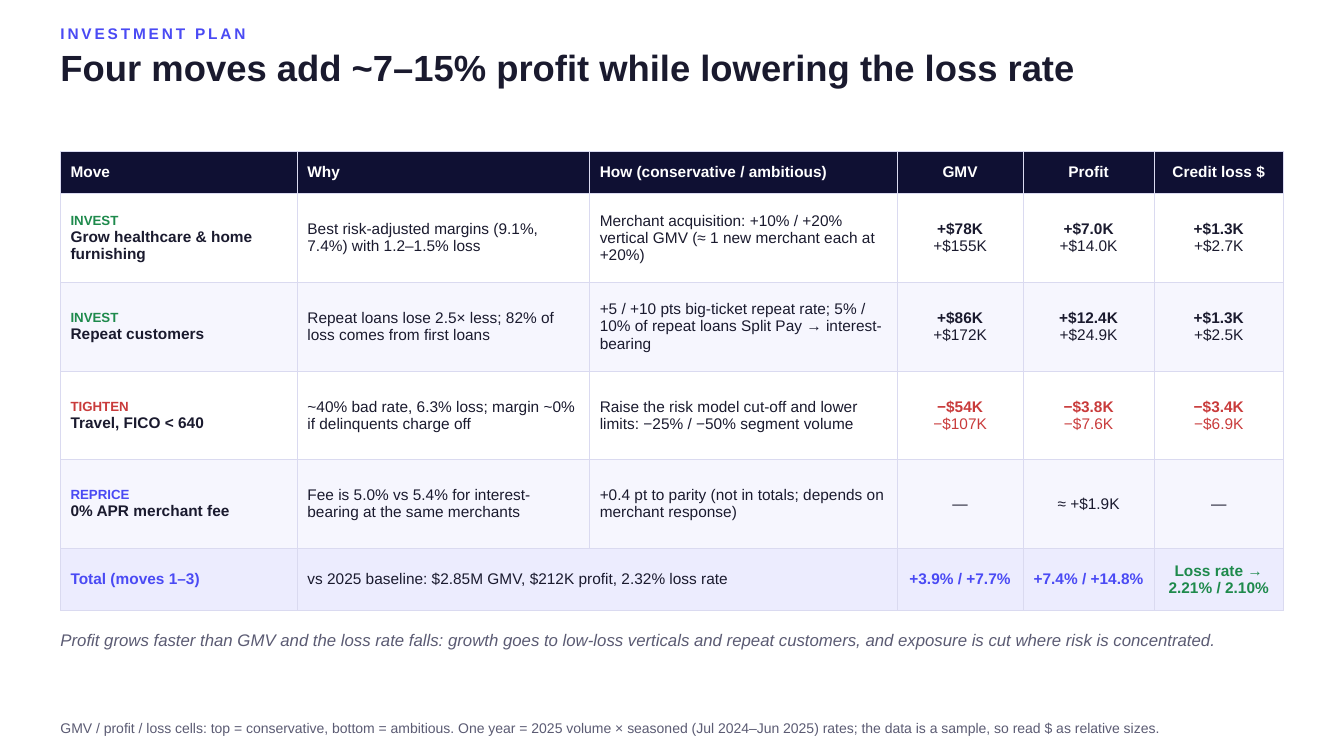
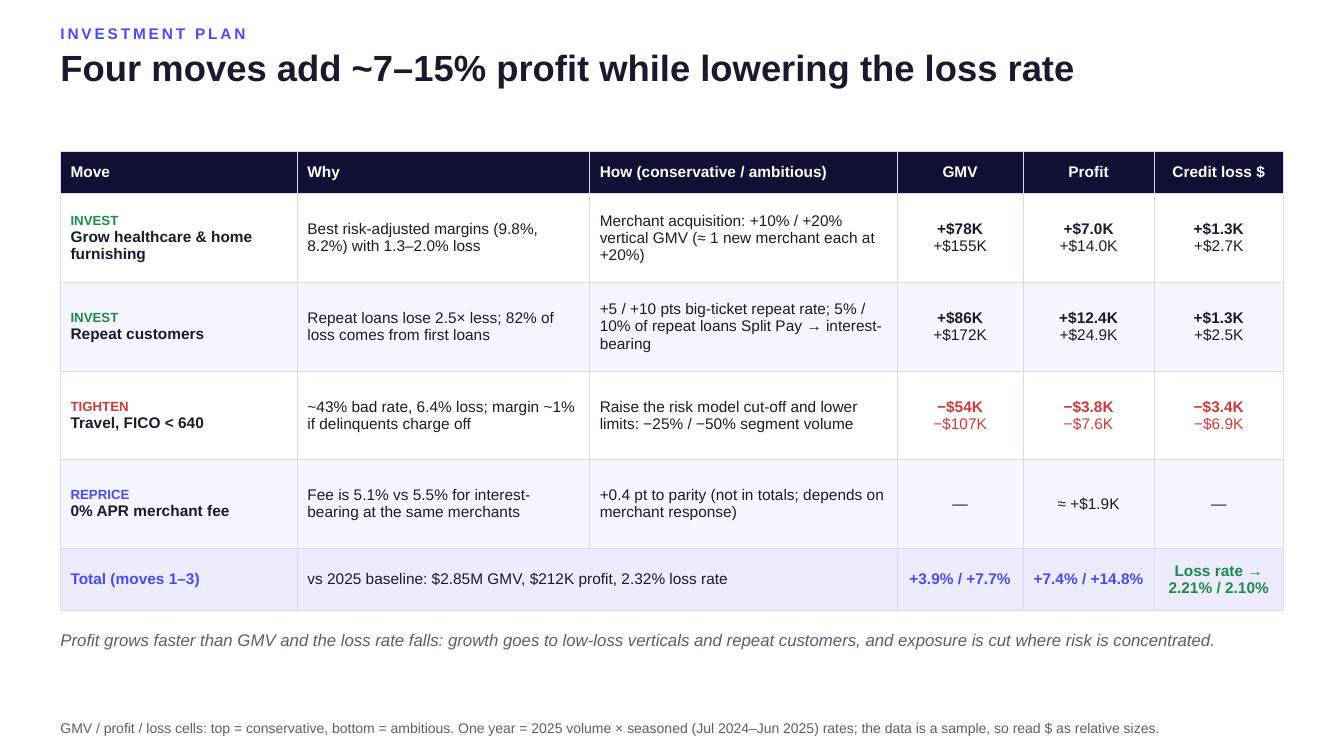
Before and after one commit to BrittanyZ919/Affirm-take-home-assignment, a slide deck: slide 6 of deck/portfolio_recommendation.pptx. Drawn at 1344x756 pixels with LibreOffice and Linux fonts; fonts in the diff are those of the drawing. Boxes give left, top, right and bottom in pixels: in the first picture for what was removed or moved away, otherwise in the second. Text is boxed around its words. In the diff, an @@ line names an element or a change of style, - is before the commit and + after.

```diff
--- a/deck/portfolio_recommendation.pptx
+++ b/deck/portfolio_recommendation.pptx
@@ table at (60,151,1284,597) @@
-row 2, column 2: Best risk-adjusted margins (9.1%, 7.4%) with 1.2–1.5% loss
+row 2, column 2: Best risk-adjusted margins (9.8%, 8.2%) with 1.3–2.0% loss
-row 4, column 2: ~40% bad rate, 6.3% loss; margin ~0% if delinquents charge off
+row 4, column 2: ~43% bad rate, 6.4% loss; margin ~1% if delinquents charge off
-row 5, column 2: Fee is 5.0% vs 5.4% for interest-bearing at the same merchants
+row 5, column 2: Fee is 5.1% vs 5.5% for interest-bearing at the same merchants
```
Also in this commit, not shown: 4 other slides changed, 2 other files.
